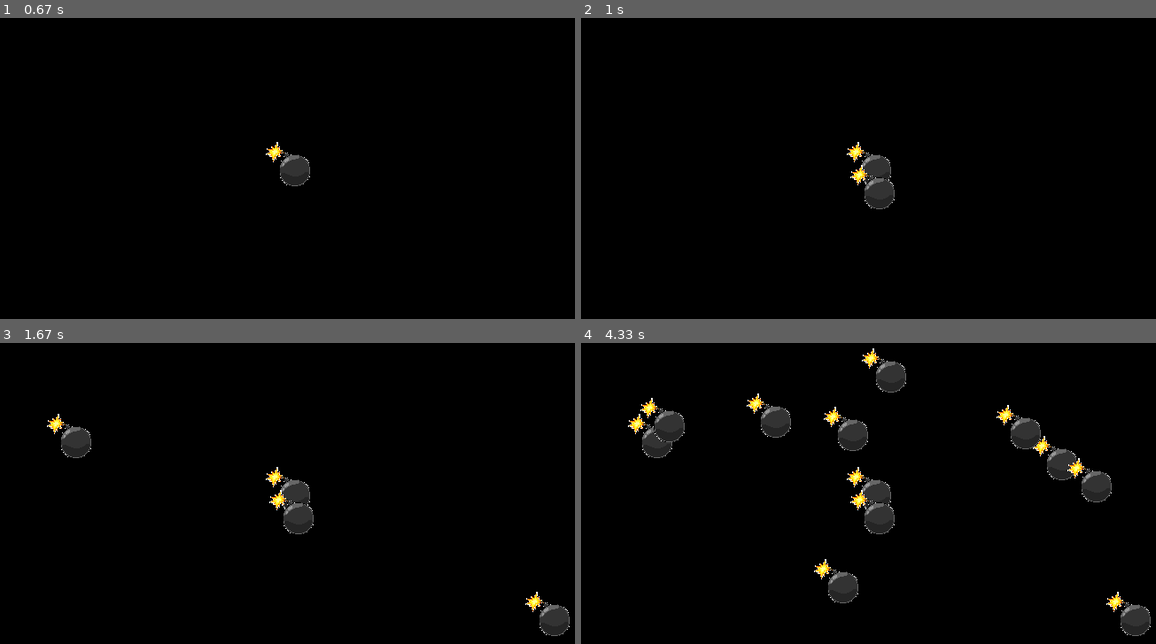
Above: before the commit, frames 1-4 (two rows, left to right).
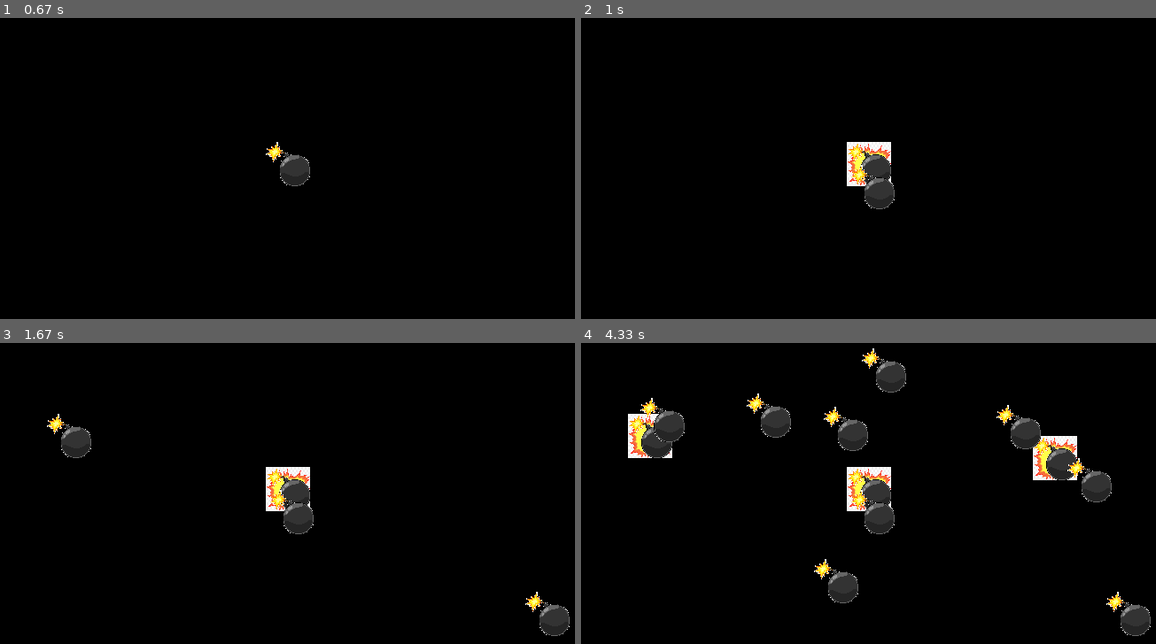
Above: after the commit, the same moments.

Repository: JustStjena/pyGame24
Game: pygame game, started from bamb.py
The game is run twice, just before and just after one commit, with the same random seed, the same clock (stepped at 60 frames per second) and the same inputs.
Inputs (mouse positions are in pixels of both pictures, inside the frame that each line leads up to):
- Up to frame 1 (0.67 s): click (264, 141) at 0.38 s
- Up to frame 2 (1 s): click (851, 165) at 0.72 s
- Up to frame 3 (1.67 s): click (46, 415) at 1.05 s; click (523, 592) at 1.38 s
- Up to frame 4 (4.33 s): click (862, 349) at 1.72 s; click (816, 559) at 2.05 s; click (822, 406) at 2.38 s; click (747, 394) at 2.72 s; click (1035, 436) at 3.05 s; click (1069, 457) at 3.38 s; click (995, 406) at 3.72 s; click (638, 397) at 4.05 s

Frame 1 is identical in both runs. In frame 2, 0.5% of the frame differs, in the area x 46-54%, y 41-56%; in frame 3, 0.5%; in frame 4, 1.4%, in the area x 8-87%, y 23-56%.

Commit message:
bomb bang

Diff:
--- a/bamb.py
+++ b/bamb.py
@@ -35,21 +35,31 @@
     fps = 60
     clock = pygame.time.Clock()
     all_sprites = pygame.sprite.Group()
+    new_bomb_group=pygame.sprite.Group()
     running = True
     flag = False
+    pos=(0,0)
     while running:
         for event in pygame.event.get():
             if event.type == pygame.QUIT:
                 running = False
             if event.type == pygame.MOUSEBUTTONDOWN:
                 flag = True
-                bomb = Bomb(event.pos, all_sprites)
+                bomb = Bomb(event.pos, new_bomb_group)
+
+                if pygame.sprite.spritecollideany(bomb,all_sprites) is not None:
+                    pygame.sprite.spritecollideany(bomb,all_sprites).bang()
+                else:
+                    Bomb(event.pos, all_sprites)
+
             if event.type == pygame.KEYDOWN:
                 for bomb in all_sprites:
                     bomb.bang()
 
-        if flag:
-            all_sprites.draw(screen)
+
+        all_sprites.draw(screen)
+        new_bomb_group.draw(screen)
+
         clock.tick(fps)
         pygame.display.flip()
     pygame.quit()
--- a/test.py
+++ /dev/null
@@ -1,14 +0,0 @@
-import pygame
-
-if __name__ == '__main__':
-    pygame.init()
-    size = width, height = 800, 600
-    x_pos=0
-    screen = pygame.display.set_mode(size)
-
-    while pygame.event.wait().type != pygame.QUIT:
-        screen.fill((0, 0, 0))
-        pygame.draw.circle(screen, (255, 0, 0), (x_pos, 200), 20)
-        x_pos += 1
-        pygame.display.flip()
-    pygame.quit()
